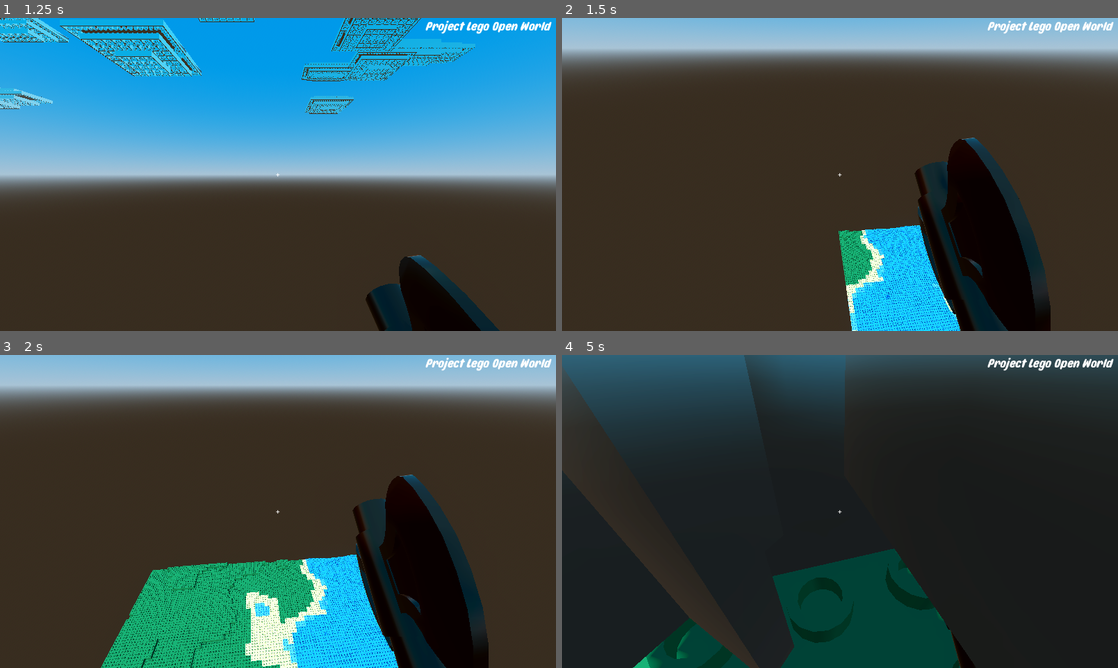
Above: before the commit, frames 1-4 (two rows, left to right).
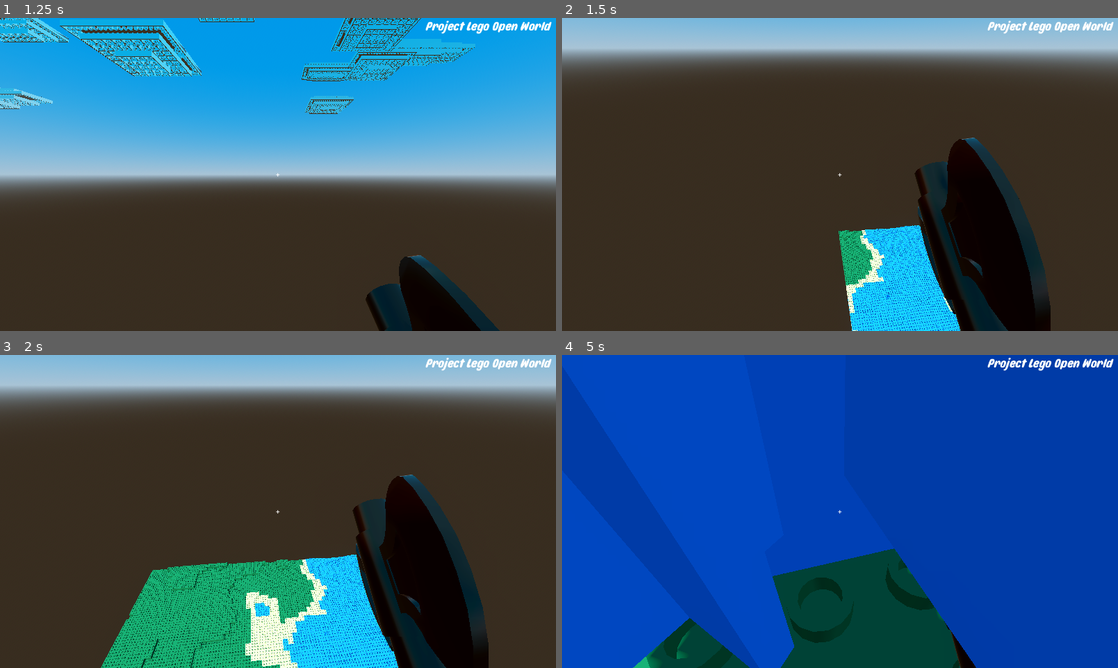
Above: after the commit, the same moments.

Repository: AlbinHorlaville/open-world-lego
Game: Godot game, scene res://menu/FirstMenu/main_menu.tscn
Same seed, same stepped clock (60 frames per second), same inputs: the game is played once before the commit and once after it.
Inputs (mouse positions are in pixels of both pictures, inside the frame that each line leads up to):
- Up to frame 1 (1.25 s): click "Start" at 0.5 s
- Up to frame 2 (1.5 s): move the mouse to (867, 174) at 1.27 s; hold Z (move_forward) from 1.28 s (still down); hold Right mouse button (Action) from 1.28 s (still down)
- Up to frame 3 (2 s): keep holding Z (move_forward); keep holding Right mouse button (Action); tap Space (jump) at 1.52 s; click (305, 511) at 1.55 s
- Up to frame 4 (5 s): keep holding Z (move_forward); move the mouse to (812, 511) at 2.02 s; release Right mouse button (Action) at 2.03 s; click (812, 511) at 2.1 s; tap Space (jump) at 2.27, 3.77, 4.52 s; right-click (812, 511) at 2.3 s; move the mouse to (851, 505) at 2.77 s; hold Right mouse button (Action) 2.78-3.53 s; click (851, 505) at 3.05 s; move the mouse to (834, 517) at 3.52 s; click (834, 517) at 3.6 s; right-click (834, 517) at 3.8 s; move the mouse to (878, 514) at 4.27 s; hold Right mouse button (Action) from 4.28 s (still down); click (878, 514) at 4.55 s

Frame 1 is identical in both runs. In frame 2, 0.3% of the frame differs, in the area x 51-72%, y 66-100%; in frame 3, 0.4%; in frame 4, 88%, in the area x 0-100%, y 0-100%.

Commit message:
Refactor bricks. Now every bricks built by the game has to heritate from the class Brick.

Diff:
--- a/OpenWorldLego/actor/interactRay.gd
+++ b/OpenWorldLego/actor/interactRay.gd
@@ -25,6 +25,8 @@
 	if createTimer.is_stopped() and Input.is_action_pressed("Action") and is_colliding():
 		var collided = get_collider()
 		var brick = dirt.instantiate()
+		brick.material = load("res://materials/Water.tres")
+		brick.changeMaterial(brick.material)
 
 		# In function of wich face we clicked on, we determine the position of the new object
 
@@ -35,7 +37,7 @@
 
 # Return the position of the new object in function of the collision point
 func get_pos_object(pos_brick):
-	var size_col = get_collider().collision.shape.size
+	var size_col = get_collider().get_collision().shape.size
 	var pos_collision = get_collision_point()
 	# UP FACE
 	if pos_collision.y>=pos_brick.y-0.1 and pos_collision.y<=pos_brick.y+0.1:
--- a/OpenWorldLego/blocks/brick.gd
+++ b/OpenWorldLego/blocks/brick.gd
@@ -1,12 +1,37 @@
 class_name Brick extends Node3D
 
 # The color of the lego brick
-var color:Color
+@export var material:Material
 # The biome where it is located, to applicate some shaders
-var biome:int # from 0 to the number of biomes
+@export var biome:int # from 0 to the number of biomes
 # The solidity of the lego brick, it impacts the time needed to destroy it for example
-var solidity:int # from 1 to 5
+@export var solidity:int # from 1 to 10
 # The weight of the lego brick
-var weight:int # from 1 to 5
+@export var weight:int # from 1 to 10
 # The pourcentage of density of the lego brick. it impacts the way the other bricks can pass through.
-var density:int # from 0 to 100
+@export var density:int # from 0 to 100
+
+func _ready() -> void:
+	# get the instance
+	var mesh_inst = $brick2x2.get_child(0)
+	# Assign the material
+	mesh_inst.set_surface_override_material(0, self.material)
+
+func changeMaterial(new_mat:Material)->void:
+	# get the instance
+	var mesh_inst = $brick2x2.get_child(0)
+	# Assign the material
+	mesh_inst.set_surface_override_material(0, new_mat)
+
+func resetMaterial():
+	# get the instance
+	var mesh_inst = $brick2x2.get_child(0)
+	# Assign the material
+	mesh_inst.set_surface_override_material(0, material)
+
+# -1 and 10 are used for blocks that should be never destroy, like water or bedrock
+func is_destroyable():
+	return self.solidity > 0 and self.solidy < 10
+
+func get_collision():
+	return $CollisionShape3D
--- a/OpenWorldLego/blocks/dirt.gd
+++ /dev/null
@@ -1,30 +0,0 @@
-extends Ground
-
-var material:Material
-
-@onready var collision = $CollisionShape3D
-
-func on_ready() -> void:
-	pass
-
-func initMaterial(mat:Material)->void:
-	# get the instance
-	var mesh_inst = $brick2x2.get_child(0)
-	# Assign the material
-	mesh_inst.set_surface_override_material(0, mat)
-	material = mat
-
-func changeMaterial(mat:Material)->void:
-	# get the instance
-	var mesh_inst = $brick2x2.get_child(0)
-	# Assign the material
-	mesh_inst.set_surface_override_material(0, mat)
-
-func resetMaterial():
-	# get the instance
-	var mesh_inst = $brick2x2.get_child(0)
-	# Assign the material
-	mesh_inst.set_surface_override_material(0, material)
-
-func is_destroyable():
-	return true
--- a/OpenWorldLego/blocks/dirt.tscn
+++ b/OpenWorldLego/blocks/dirt.tscn
@@ -1,17 +1,18 @@
 [gd_scene load_steps=5 format=3 uid="uid://dkm25wxado0qi"]
 
-[ext_resource type="Script" path="res://blocks/dirt.gd" id="1_86a72"]
+[ext_resource type="Script" path="res://blocks/brick.gd" id="1_gk247"]
 [ext_resource type="PackedScene" uid="uid://7hv8ur6n3qes" path="res://blocks/brick2x2.dae" id="2_ft7ma"]
-
-[sub_resource type="PhysicsMaterial" id="PhysicsMaterial_5l8rk"]
-bounce = 0.5
+[ext_resource type="Material" uid="uid://pygg26tm1qwr" path="res://materials/Grass.tres" id="2_vvtva"]
 
 [sub_resource type="BoxShape3D" id="BoxShape3D_6vu28"]
 size = Vector3(1, 0.600226, 1)
 
 [node name="Dirt" type="StaticBody3D"]
-physics_material_override = SubResource("PhysicsMaterial_5l8rk")
-script = ExtResource("1_86a72")
+script = ExtResource("1_gk247")
+material = ExtResource("2_vvtva")
+solidity = 4
+weight = 4
+density = 100
 
 [node name="CollisionShape3D" type="CollisionShape3D" parent="."]
 transform = Transform3D(1, 0, 0, 0, 1, 0, 0, 0, 1, 2.08165e-12, -0.299887, 2.08165e-12)
--- /dev/null
+++ b/OpenWorldLego/blocks/sand.tscn
@@ -0,0 +1,22 @@
+[gd_scene load_steps=5 format=3 uid="uid://4k1hkqah8gp7"]
+
+[ext_resource type="Script" path="res://blocks/brick.gd" id="1_wex1p"]
+[ext_resource type="PackedScene" uid="uid://7hv8ur6n3qes" path="res://blocks/brick2x2.dae" id="2_2yr6f"]
+[ext_resource type="Material" uid="uid://bvlh5xukgd2ik" path="res://materials/Sand.tres" id="2_wrvep"]
+
+[sub_resource type="BoxShape3D" id="BoxShape3D_ilgif"]
+size = Vector3(1, 0.628967, 1)
+
+[node name="Sand" type="StaticBody3D"]
+script = ExtResource("1_wex1p")
+material = ExtResource("2_wrvep")
+solidity = 3
+weight = 5
+density = 99
+
+[node name="CollisionShape3D" type="CollisionShape3D" parent="."]
+transform = Transform3D(1, 0, 0, 0, 1, 0, 0, 0, 1, 0, -0.918114, 0)
+shape = SubResource("BoxShape3D_ilgif")
+
+[node name="brick2x2" parent="." instance=ExtResource("2_2yr6f")]
+transform = Transform3D(62.5, 0, 0, 0, 62.5, 0, 0, 0, 62.5, 0, 0, 0)
--- a/OpenWorldLego/blocks/tree.gd
+++ b/OpenWorldLego/blocks/tree.gd
@@ -9,7 +9,7 @@
 # Readjust the color to paint a tree
 func recAdjutsColor(node, material):
 	for n in node.get_children():
-		if n is StaticBody3D:
+		if n is Brick:
 			n.changeMaterial(material)
 			# Readjust the y position because a lego bric is not 1 by 1 by 1
 			n.position.y = n.position.y * hlego
--- a/OpenWorldLego/blocks/tree.tscn
+++ b/OpenWorldLego/blocks/tree.tscn
@@ -1,11 +1,9 @@
-[gd_scene load_steps=6 format=3 uid="uid://ccchkqqsmlq6h"]
+[gd_scene load_steps=5 format=3 uid="uid://ccchkqqsmlq6h"]
 
 [ext_resource type="PackedScene" uid="uid://dkm25wxado0qi" path="res://blocks/dirt.tscn" id="1_nybd8"]
 [ext_resource type="Script" path="res://blocks/tree.gd" id="1_xlkee"]
 [ext_resource type="Material" uid="uid://bat5ftja3r7db" path="res://materials/Leaf.tres" id="2_r6u78"]
 [ext_resource type="Material" uid="uid://dqsrw7u44jy2e" path="res://materials/Wood.tres" id="2_sv346"]
-
-[sub_resource type="PhysicsMaterial" id="PhysicsMaterial_8nxx8"]
 
 [node name="Tree" type="Node3D"]
 script = ExtResource("1_xlkee")
@@ -15,130 +13,98 @@
 [node name="Tronc" type="Node3D" parent="."]
 
 [node name="tronc" parent="Tronc" instance=ExtResource("1_nybd8")]
-physics_material_override = SubResource("PhysicsMaterial_8nxx8")
 
 [node name="tronc2" parent="Tronc" instance=ExtResource("1_nybd8")]
 transform = Transform3D(1, 0, 0, 0, 1, 0, 0, 0, 1, 2.08165e-12, 1, 2.08165e-12)
-physics_material_override = SubResource("PhysicsMaterial_8nxx8")
 
 [node name="tronc3" parent="Tronc" instance=ExtResource("1_nybd8")]
 transform = Transform3D(1, 0, 0, 0, 1, 0, 0, 0, 1, 2.08165e-12, 2, 2.08165e-12)
-physics_material_override = SubResource("PhysicsMaterial_8nxx8")
 
 [node name="tronc4" parent="Tronc" instance=ExtResource("1_nybd8")]
 transform = Transform3D(1, 0, 0, 0, 1, 0, 0, 0, 1, 2.08165e-12, 3, 2.08165e-12)
-physics_material_override = SubResource("PhysicsMaterial_8nxx8")
 
 [node name="Leaf" type="Node3D" parent="."]
 
 [node name="leaf" parent="Leaf" instance=ExtResource("1_nybd8")]
 transform = Transform3D(1, 0, 0, 0, 1, 0, 0, 0, 1, 1, 4, 2.08165e-12)
-physics_material_override = SubResource("PhysicsMaterial_8nxx8")
 
 [node name="leaf3" parent="Leaf" instance=ExtResource("1_nybd8")]
 transform = Transform3D(1, 0, 0, 0, 1, 0, 0, 0, 1, 2.08165e-12, 4, 1)
-physics_material_override = SubResource("PhysicsMaterial_8nxx8")
 
 [node name="leaf4" parent="Leaf" instance=ExtResource("1_nybd8")]
 transform = Transform3D(1, 0, 0, 0, 1, 0, 0, 0, 1, 2.08165e-12, 4, -1)
-physics_material_override = SubResource("PhysicsMaterial_8nxx8")
 
 [node name="leaf2" parent="Leaf" instance=ExtResource("1_nybd8")]
 transform = Transform3D(1, 0, 0, 0, 1, 0, 0, 0, 1, -1, 4, 2.08165e-12)
-physics_material_override = SubResource("PhysicsMaterial_8nxx8")
 
 [node name="leaf5" parent="Leaf" instance=ExtResource("1_nybd8")]
 transform = Transform3D(1, 0, 0, 0, 1, 0, 0, 0, 1, -2, 5, 2.08165e-12)
-physics_material_override = SubResource("PhysicsMaterial_8nxx8")
 
 [node name="leaf6" parent="Leaf" instance=ExtResource("1_nybd8")]
 transform = Transform3D(1, 0, 0, 0, 1, 0, 0, 0, 1, -1, 5, 1)
-physics_material_override = SubResource("PhysicsMaterial_8nxx8")
 
 [node name="leaf7" parent="Leaf" instance=ExtResource("1_nybd8")]
 transform = Transform3D(1, 0, 0, 0, 1, 0, 0, 0, 1, 2.08165e-12, 5, 1)
-physics_material_override = SubResource("PhysicsMaterial_8nxx8")
 
 [node name="leaf8" parent="Leaf" instance=ExtResource("1_nybd8")]
 transform = Transform3D(1, 0, 0, 0, 1, 0, 0, 0, 1, 1, 5, 1)
-physics_material_override = SubResource("PhysicsMaterial_8nxx8")
 
 [node name="leaf9" parent="Leaf" instance=ExtResource("1_nybd8")]
 transform = Transform3D(1, 0, 0, 0, 1, 0, 0, 0, 1, 1, 5, 2.08165e-12)
-physics_material_override = SubResource("PhysicsMaterial_8nxx8")
 
 [node name="leaf10" parent="Leaf" instance=ExtResource("1_nybd8")]
 transform = Transform3D(1, 0, 0, 0, 1, 0, 0, 0, 1, 1, 5, -1)
-physics_material_override = SubResource("PhysicsMaterial_8nxx8")
 
 [node name="leaf11" parent="Leaf" instance=ExtResource("1_nybd8")]
 transform = Transform3D(1, 0, 0, 0, 1, 0, 0, 0, 1, 2.08165e-12, 5, -1)
-physics_material_override = SubResource("PhysicsMaterial_8nxx8")
 
 [node name="leaf12" parent="Leaf" instance=ExtResource("1_nybd8")]
 transform = Transform3D(1, 0, 0, 0, 1, 0, 0, 0, 1, -1, 5, -1)
-physics_material_override = SubResource("PhysicsMaterial_8nxx8")
 
 [node name="leaf13" parent="Leaf" instance=ExtResource("1_nybd8")]
 transform = Transform3D(1, 0, 0, 0, 1, 0, 0, 0, 1, -2, 6, 2.08165e-12)
-physics_material_override = SubResource("PhysicsMaterial_8nxx8")
 
 [node name="leaf14" parent="Leaf" instance=ExtResource("1_nybd8")]
 transform = Transform3D(1, 0, 0, 0, 1, 0, 0, 0, 1, -1, 6, 1)
-physics_material_override = SubResource("PhysicsMaterial_8nxx8")
 
 [node name="leaf15" parent="Leaf" instance=ExtResource("1_nybd8")]
 transform = Transform3D(1, 0, 0, 0, 1, 0, 0, 0, 1, 2.08165e-12, 6, 1)
-physics_material_override = SubResource("PhysicsMaterial_8nxx8")
 
 [node name="leaf16" parent="Leaf" instance=ExtResource("1_nybd8")]
 transform = Transform3D(1, 0, 0, 0, 1, 0, 0, 0, 1, 1, 6, 1)
-physics_material_override = SubResource("PhysicsMaterial_8nxx8")
 
 [node name="leaf17" parent="Leaf" instance=ExtResource("1_nybd8")]
 transform = Transform3D(1, 0, 0, 0, 1, 0, 0, 0, 1, 1, 6, 2.08165e-12)
-physics_material_override = SubResource("PhysicsMaterial_8nxx8")
 
 [node name="leaf28" parent="Leaf" instance=ExtResource("1_nybd8")]
 transform = Transform3D(1, 0, 0, 0, 1, 0, 0, 0, 1, 2, 6, 2.08165e-12)
-physics_material_override = SubResource("PhysicsMaterial_8nxx8")
 
 [node name="leaf18" parent="Leaf" instance=ExtResource("1_nybd8")]
 transform = Transform3D(1, 0, 0, 0, 1, 0, 0, 0, 1, 1, 6, -1)
-physics_material_override = SubResource("PhysicsMaterial_8nxx8")
 
 [node name="leaf19" parent="Leaf" instance=ExtResource("1_nybd8")]
 transform = Transform3D(1, 0, 0, 0, 1, 0, 0, 0, 1, 2.08165e-12, 6, -1)
-physics_material_override = SubResource("PhysicsMaterial_8nxx8")
 
 [node name="leaf20" parent="Leaf" instance=ExtResource("1_nybd8")]
 transform = Transform3D(1, 0, 0, 0, 1, 0, 0, 0, 1, -1, 6, -1)
-physics_material_override = SubResource("PhysicsMaterial_8nxx8")
 
 [node name="leaf21" parent="Leaf" instance=ExtResource("1_nybd8")]
 transform = Transform3D(1, 0, 0, 0, 1, 0, 0, 0, 1, 2.08165e-12, 6, -2)
-physics_material_override = SubResource("PhysicsMaterial_8nxx8")
 
 [node name="leaf22" parent="Leaf" instance=ExtResource("1_nybd8")]
 transform = Transform3D(1, 0, 0, 0, 1, 0, 0, 0, 1, 2.08165e-12, 6, 2)
-physics_material_override = SubResource("PhysicsMaterial_8nxx8")
 
 [node name="leaf23" parent="Leaf" instance=ExtResource("1_nybd8")]
 transform = Transform3D(1, 0, 0, 0, 1, 0, 0, 0, 1, 2.08165e-12, 7, 2.08165e-12)
-physics_material_override = SubResource("PhysicsMaterial_8nxx8")
 
 [node name="leaf26" parent="Leaf" instance=ExtResource("1_nybd8")]
 transform = Transform3D(1, 0, 0, 0, 1, 0, 0, 0, 1, -1, 7, 2.08165e-12)
-physics_material_override = SubResource("PhysicsMaterial_8nxx8")
 
 [node name="leaf24" parent="Leaf" instance=ExtResource("1_nybd8")]
 transform = Transform3D(1, 0, 0, 0, 1, 0, 0, 0, 1, 2.08165e-12, 7, 1)
-physics_material_override = SubResource("PhysicsMaterial_8nxx8")
 
 [node name="leaf27" parent="Leaf" instance=ExtResource("1_nybd8")]
 transform = Transform3D(1, 0, 0, 0, 1, 0, 0, 0, 1, 2.08165e-12, 7, -1)
-physics_material_override = SubResource("PhysicsMaterial_8nxx8")
 
 [node name="leaf25" parent="Leaf" instance=ExtResource("1_nybd8")]
 transform = Transform3D(1, 0, 0, 0, 1, 0, 0, 0, 1, 1, 7, 2.08165e-12)
-physics_material_override = SubResource("PhysicsMaterial_8nxx8")
--- a/OpenWorldLego/blocks/water.gd
+++ b/OpenWorldLego/blocks/water.gd
@@ -1,15 +1,11 @@
-extends StaticBody3D
+extends Brick
 
-func changeMaterial() -> void:
-	# get the instance
-	var mesh_inst = $brick2x2.get_child(0)
-	# Assign the material
-	mesh_inst.set_surface_override_material(0, load("res://materials/Water.tres"))
+@export var material_water_trans:Material
 
 # Set the transparency of the block of water
 func changeTransparency():
 	var mesh_inst = $brick2x2.get_child(0)
-	mesh_inst.set_surface_override_material(0, load("res://materials/WaterTrans.tres"))
+	mesh_inst.set_surface_override_material(0, material_water_trans)
 
 # Movement of the sea waves
 var t:float=0
--- a/OpenWorldLego/blocks/water.tscn
+++ b/OpenWorldLego/blocks/water.tscn
@@ -1,17 +1,23 @@
-[gd_scene load_steps=4 format=3 uid="uid://dpgr24bj8541x"]
+[gd_scene load_steps=6 format=3 uid="uid://dpgr24bj8541x"]
 
 [ext_resource type="Script" path="res://blocks/water.gd" id="1_kbj6e"]
 [ext_resource type="PackedScene" uid="uid://7hv8ur6n3qes" path="res://blocks/brick2x2.dae" id="1_uowm5"]
+[ext_resource type="Material" uid="uid://d2va35booxcc2" path="res://materials/WaterTrans.tres" id="2_0kk0s"]
+[ext_resource type="Material" uid="uid://bbdimn0hbr55g" path="res://materials/Water.tres" id="2_3d5x7"]
 
 [sub_resource type="BoxShape3D" id="BoxShape3D_ae78a"]
 size = Vector3(1, 0.628967, 1)
 
 [node name="Water" type="StaticBody3D"]
 script = ExtResource("1_kbj6e")
+material_water_trans = ExtResource("2_0kk0s")
+material = ExtResource("2_3d5x7")
+solidity = 100
+weight = 1
 
 [node name="CollisionShape3D" type="CollisionShape3D" parent="."]
 transform = Transform3D(1, 0, 0, 0, 1, 0, 0, 0, 1, 0, -0.918114, 0)
 shape = SubResource("BoxShape3D_ae78a")
 
 [node name="brick2x2" parent="." instance=ExtResource("1_uowm5")]
-transform = Transform3D(63, 0, 0, 0, 63, 0, 0, 0, 63, 0, 0, 0)
+transform = Transform3D(62.5, 0, 0, 0, 62.5, 0, 0, 0, 62.5, 0, 0, 0)
--- a/OpenWorldLego/levels/chunk.gd
+++ b/OpenWorldLego/levels/chunk.gd
@@ -1,11 +1,9 @@
 extends Node
 
 @export var dirt_scene: PackedScene
+@export var sand_scene: PackedScene
 @export var water_scene: PackedScene
 @export var tree_scene: PackedScene
-@export var color_dirt: Material
-@export var color_water: Material
-@export var color_sand: Material
 
 @export var tailleChunk:int = 16
 
@@ -45,29 +43,26 @@
 			# WATER
 			if currentPN > -0.05 and currentPN < -0.03 : # Water that shows up on the sand
 				block = water_scene.instantiate()
-				block.changeMaterial()
 				block.position = Vector3(X, 0, Y)
 				block.changeTransparency() # Set the transparency to 0.5 to see the sand below the water
 				$Water.add_child(block)
 				DictBlocks[block.position] = block
 			if currentPN < -0.05: # 0.5 permit to have few blocks of sand between dirt and water
 				block = water_scene.instantiate()
-				block.changeMaterial()
 				block.position = Vector3(X, 0, Y)
 				$Water.add_child(block)
 				DictBlocks[block.position] = block
 			else:
 				# SAND
-				block = dirt_scene.instantiate()
+				block = sand_scene.instantiate()
 				if currentPN < 0:
-					block.initMaterial(color_sand)
 					block.position = Vector3(X, int(currentPN*10*hlego), Y)
 					add_child(block)
 					DictBlocks[block.position] = block
 				# DIRT
 				else:
+					block = dirt_scene.instantiate()
 					# Block at the surface
-					block.initMaterial(color_dirt)
 					block.position = Vector3(X, int(currentPN*10)*hlego, Y)
 					add_child(block)
 					DictBlocks[block.position] = block
@@ -77,7 +72,6 @@
 					# fill the ground of dirt to dig into it
 					for k in range(0, int(high_block/hlego+1)):
 						block = dirt_scene.instantiate()
-						block.initMaterial(color_dirt)
 						block.position = Vector3(X, k*hlego, Y)
 						block.set_visible(false)
 						add_child(block)
--- a/OpenWorldLego/levels/chunk.tscn
+++ b/OpenWorldLego/levels/chunk.tscn
@@ -1,20 +1,16 @@
-[gd_scene load_steps=8 format=3 uid="uid://b41qnafv5nqn0"]
+[gd_scene load_steps=6 format=3 uid="uid://b41qnafv5nqn0"]
 
 [ext_resource type="Script" path="res://levels/chunk.gd" id="1_e3x7a"]
 [ext_resource type="PackedScene" uid="uid://dkm25wxado0qi" path="res://blocks/dirt.tscn" id="2_se7qp"]
+[ext_resource type="PackedScene" uid="uid://4k1hkqah8gp7" path="res://blocks/sand.tscn" id="3_0x0uf"]
 [ext_resource type="PackedScene" uid="uid://ccchkqqsmlq6h" path="res://blocks/tree.tscn" id="3_3ntne"]
 [ext_resource type="PackedScene" uid="uid://dpgr24bj8541x" path="res://blocks/water.tscn" id="3_m2678"]
-[ext_resource type="Material" uid="uid://pygg26tm1qwr" path="res://materials/Grass.tres" id="4_oetqn"]
-[ext_resource type="Material" uid="uid://bbdimn0hbr55g" path="res://materials/Water.tres" id="5_oniqs"]
-[ext_resource type="Material" uid="uid://bvlh5xukgd2ik" path="res://materials/Sand.tres" id="6_v8esd"]
 
 [node name="Chunk" type="Node3D"]
 script = ExtResource("1_e3x7a")
 dirt_scene = ExtResource("2_se7qp")
+sand_scene = ExtResource("3_0x0uf")
 water_scene = ExtResource("3_m2678")
 tree_scene = ExtResource("3_3ntne")
-color_dirt = ExtResource("4_oetqn")
-color_water = ExtResource("5_oniqs")
-color_sand = ExtResource("6_v8esd")
 
 [node name="Water" type="Node" parent="."]
Not shown, removed: OpenWorldLego/externConvertissor/convertedFiles/car.dae
Not shown, removed: OpenWorldLego/externConvertissor/convertedFiles/car.dae.import
